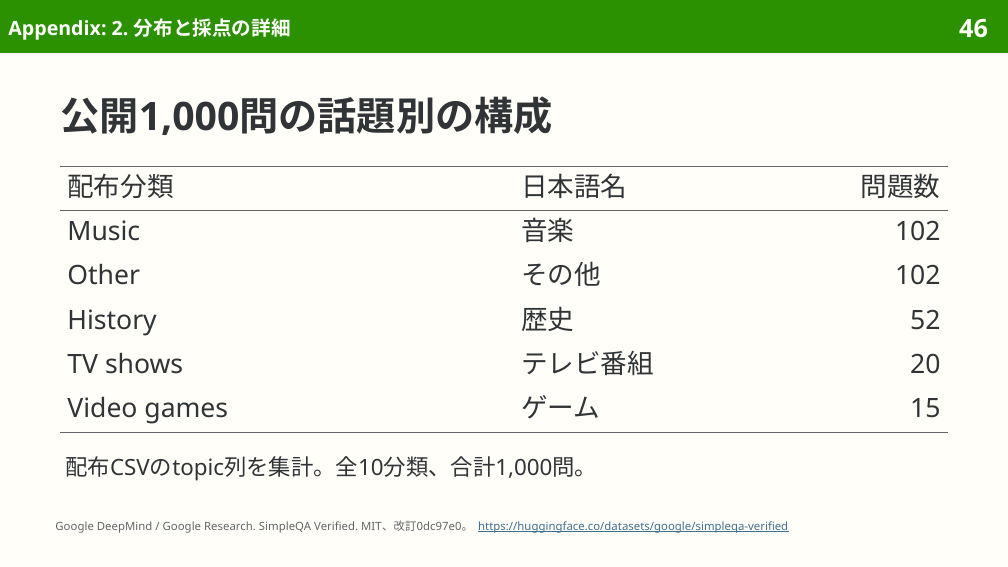
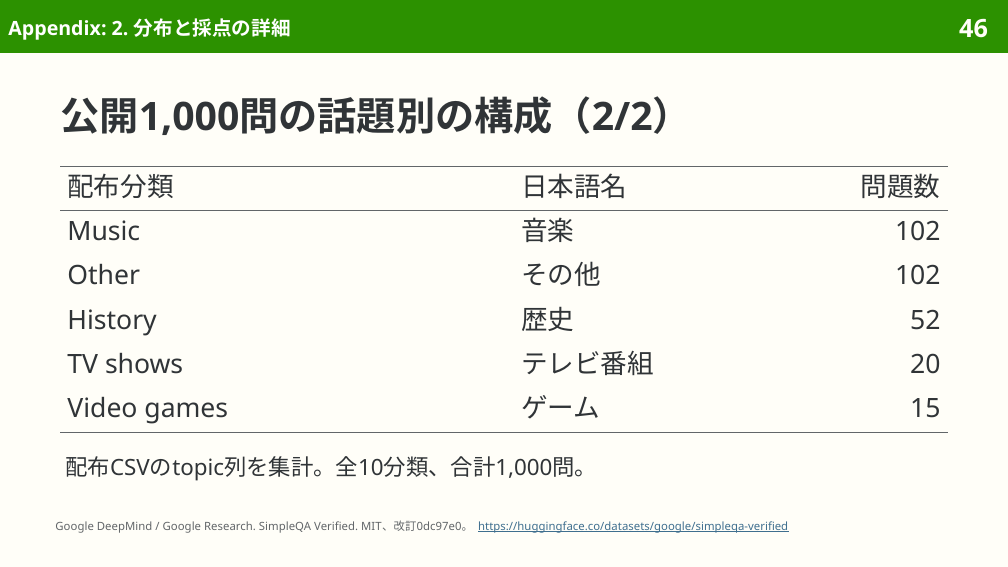
Before and after one commit to sasakiy84/datasets-in-10-minutes, a slide deck: slide 46 of slides/datasets-in-10-minutes-simpleqa-verified.pptx. Drawn at 1008x567 pixels with LibreOffice and Linux fonts; fonts in the diff are those of the drawing. Boxes give left, top, right and bottom in pixels: in the first picture for what was removed or moved away, otherwise in the second. Text is boxed around its words. In the diff, an @@ line names an element or a change of style, - is before the commit and + after.

```diff
--- a/slides/datasets-in-10-minutes-simpleqa-verified.pptx
+++ b/slides/datasets-in-10-minutes-simpleqa-verified.pptx
@@ title at [60, 96, 691, 135]: text changed @@
-公開1,000問の話題別の構成
+公開1,000問の話題別の構成（2/2）
```
Also in this commit, not shown: 13 other slides changed, 7 other files.
